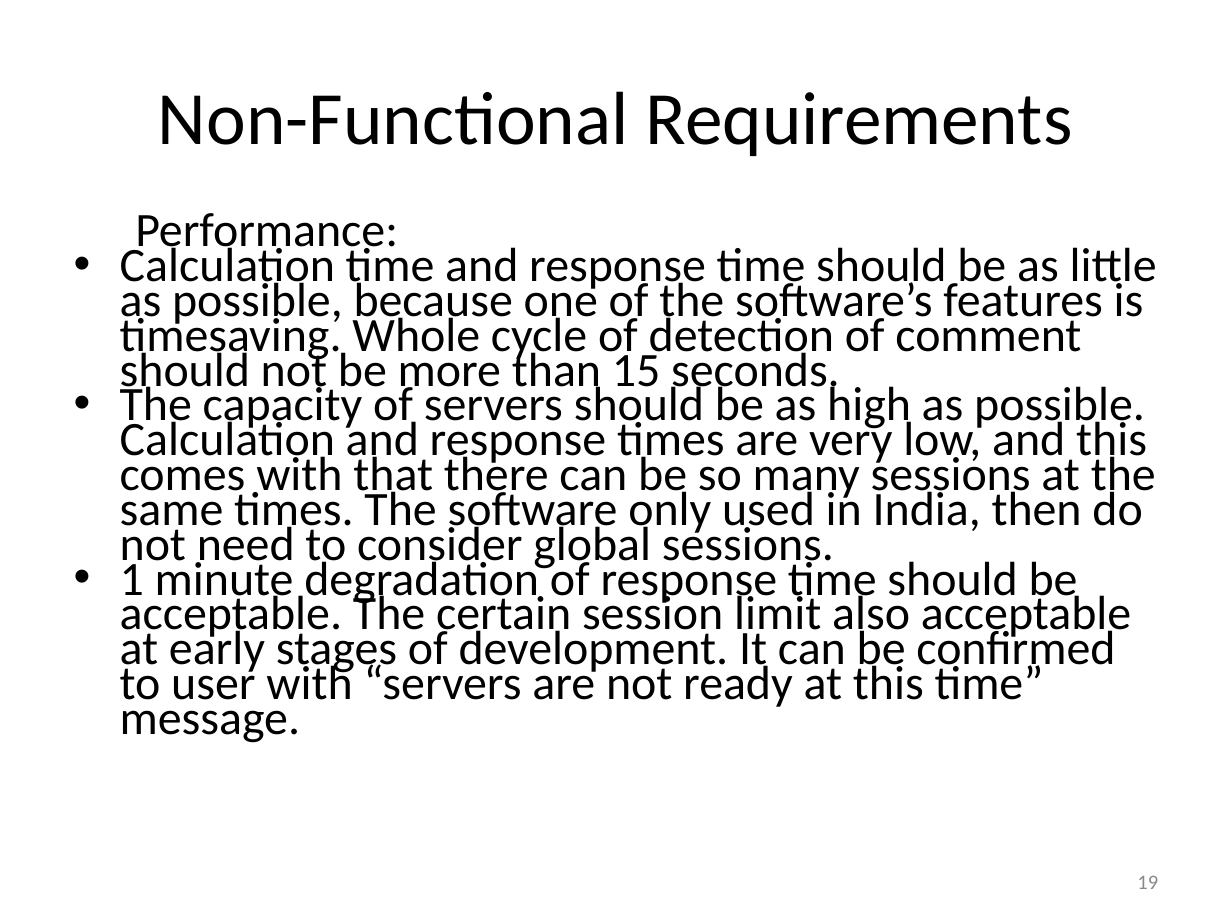
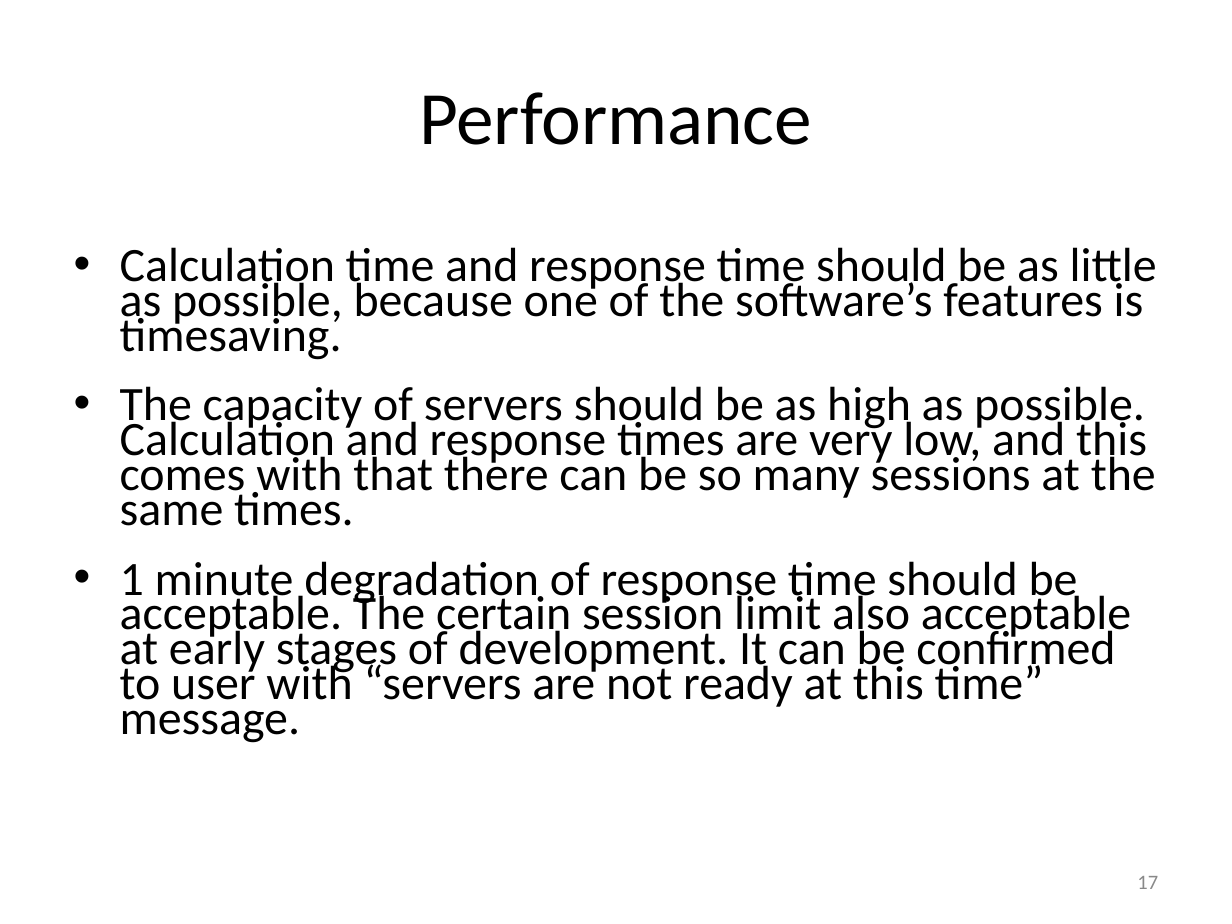
Before and after one commit to harshagarwal2245/Cyberbullying-detection-using-ml, a slide deck: slide 17 of Refrences/Project_Review_Template_III_final.ppt (slide 19 before the commit). Drawn at 1232x924 pixels with LibreOffice and Linux fonts; fonts in the diff are those of the drawing. Boxes give left, top, right and bottom in pixels: in the first picture for what was removed or moved away, otherwise in the second. Text is boxed around its words. In the diff, an @@ line names an element or a change of style, - is before the commit and + after.

```diff
--- a/Refrences/Project_Review_Template_III_final.ppt
+++ b/Refrences/Project_Review_Template_III_final.ppt
@@ title at [419,92,812,145]: text changed @@
-Non-Functional Requirements
+Performance
@@ text at [120,247,1157,526]: text changed @@
-  Performance:
-• Calculation time and response time should be as little as possible, because one of the software’s features is timesaving. Whole cycle of detection of comment should not be more than 15 seconds.
-• The capacity of servers should be as high as possible. Calculation and response times are very low, and this comes with that there can be so many sessions at the same times. The software only used in India, then do not need to consider global sessions.
+• Calculation time and response time should be as little as possible, because one of the software’s features is timesaving.
+• The capacity of servers should be as high as possible. Calculation and response times are very low, and this comes with that there can be so many sessions at the same times.
@@ page number at [1137,876,1158,889]: text changed @@
-19
+17
```
Also in this commit, not shown: 6 other slides changed, 2 slides removed.
